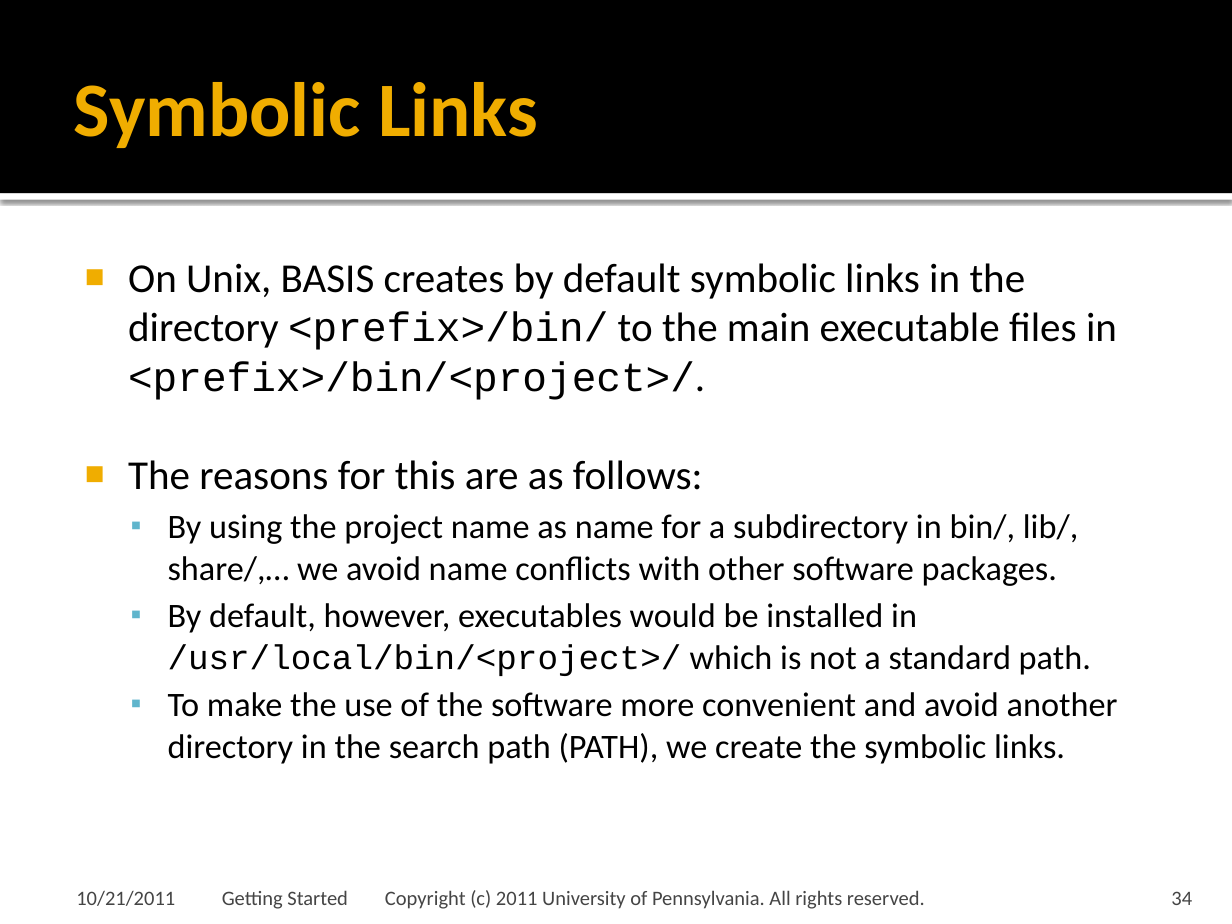
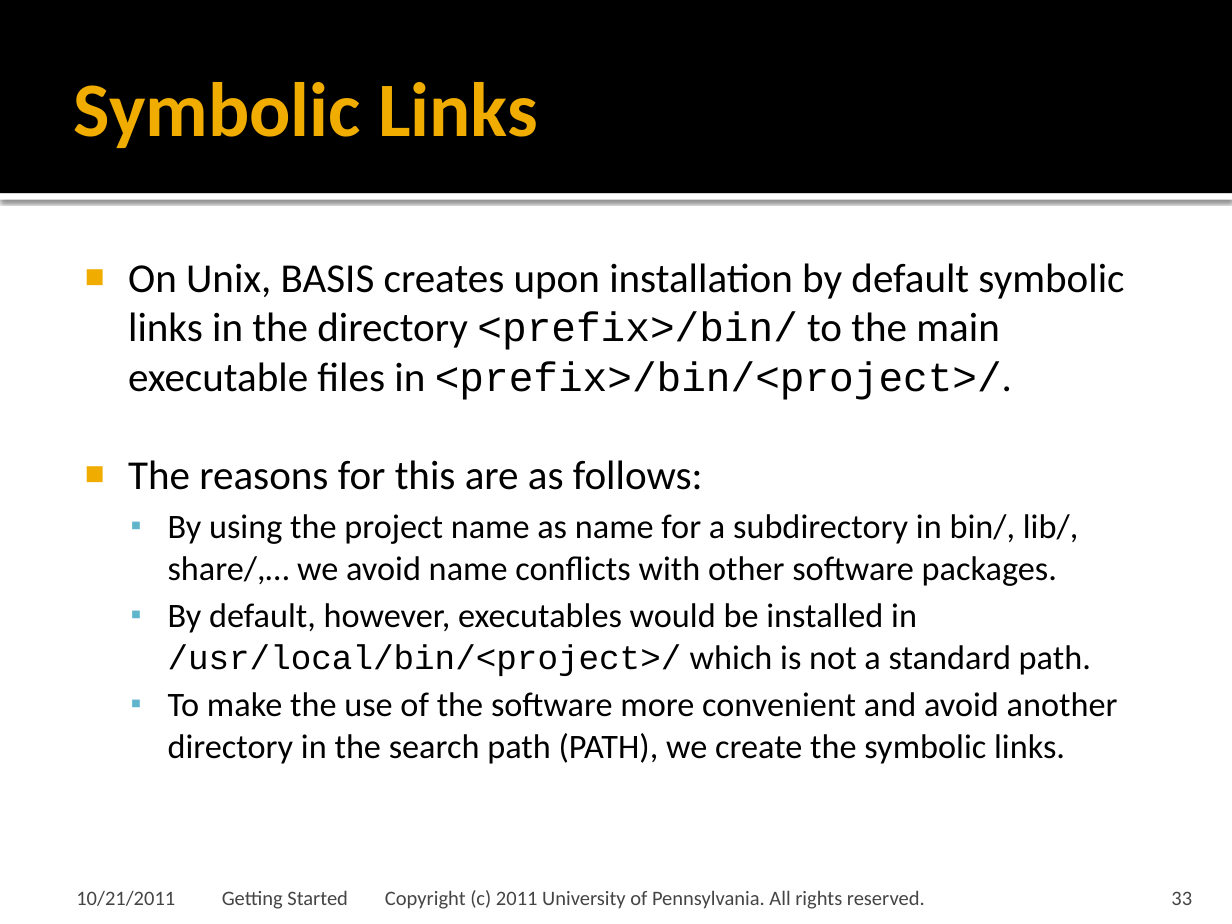
Before and after one commit to cmake-basis/legacy, a slide deck: slide 33 of doc/tutorials/02 Getting Started.pptx (slide 34 before the commit). Drawn at 1232x924 pixels with LibreOffice and Linux fonts; fonts in the diff are those of the drawing; background and template pictures are left out. Boxes give left, top, right and bottom in pixels: in the first picture for what was removed or moved away, otherwise in the second. Text is boxed around its words. In the diff, an @@ line names an element or a change of style, - is before the commit and + after.

```diff
--- a/doc/tutorials/02 Getting Started.pptx
+++ b/doc/tutorials/02 Getting Started.pptx
@@ text at <box>128,263,1124,400</box>: text changed @@
-■ On Unix, BASIS creates by default symbolic links in the directory <prefix>/bin/ to the main executable files in <prefix>/bin/<project>/.
+■ On Unix, BASIS creates upon installation by default symbolic links in the directory <prefix>/bin/ to the main executable files in <prefix>/bin/<project>/.
@@ page number at <box>1171,891,1192,905</box>: text changed @@
-34
+33
```
Also in this commit, not shown: 15 other slides changed, 7 slides added.
